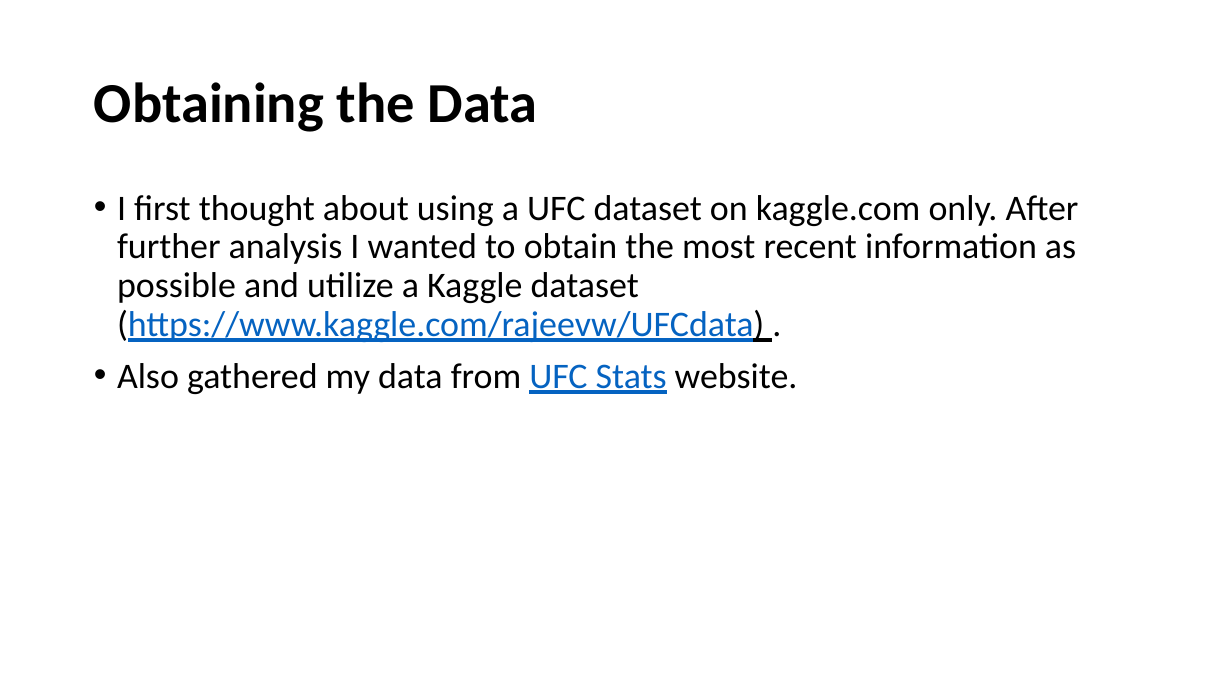
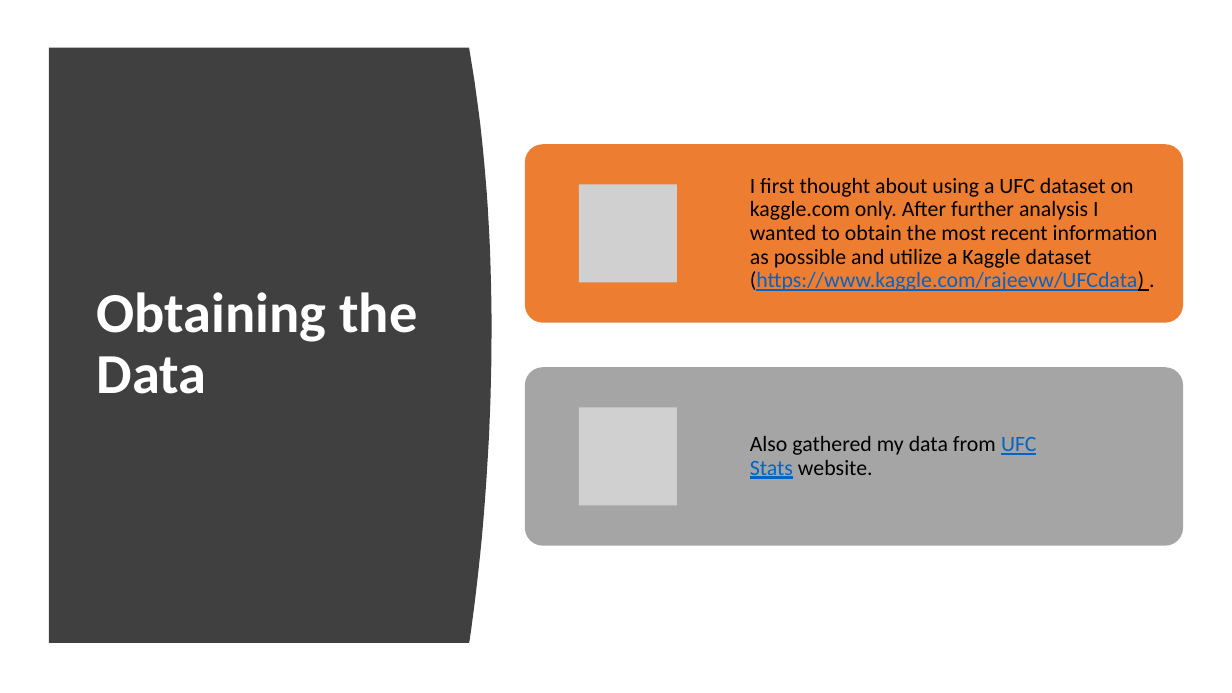
Before and after one commit to Rich-Hamilton88/machine_learning_project, a slide deck: slide 3 of Machine Learning Project/UFC.pptx. Drawn at 1232x693 pixels with LibreOffice and Linux fonts; fonts in the diff are those of the drawing; grey boxes stand for pictures. Boxes give left, top, right and bottom in pixels: in the first picture for what was removed or moved away, otherwise in the second. Text is boxed around its words. In the diff, an @@ line names an element or a change of style, - is before the commit and + after.

```diff
--- a/Machine Learning Project/UFC.pptx
+++ b/Machine Learning Project/UFC.pptx
@@ freeform shape added at (x1=49, y1=48, x2=492, y2=643), fill #404040 @@
@@ title "Obtaining the Data" moved from (x1=94, y1=82, x2=538, y2=132) to (x1=96, y1=292, x2=417, y2=394) @@
@@ title "Obtaining the Data" at (x1=96, y1=292, x2=417, y2=394): text colour #000000 to #FFFFFF @@
@@ text "I first thought about using ..." moved from (x1=117, y1=195, x2=1079, y2=394) to (x1=750, y1=178, x2=1158, y2=291) @@
@@ text "I first thought about using ..." at (x1=750, y1=178, x2=1158, y2=291): size 28 to 17 pt; bullet • to none; less space between paragraphs; vertical alignment top to middle @@
@@ text at (x1=117, y1=363, x2=798, y2=394): paragraph removed @@
-• Also gathered my data from UFC Stats website.
@@ group added at (x1=525, y1=144, x2=1183, y2=545): 2 rounded rectangles, 2 pictures, 1 text @@
+Also gathered my data from UFC Stats website.
```
Also in this commit, not shown: 8 other slides changed, 9 slides added, 6 slides removed, 1 other file.
